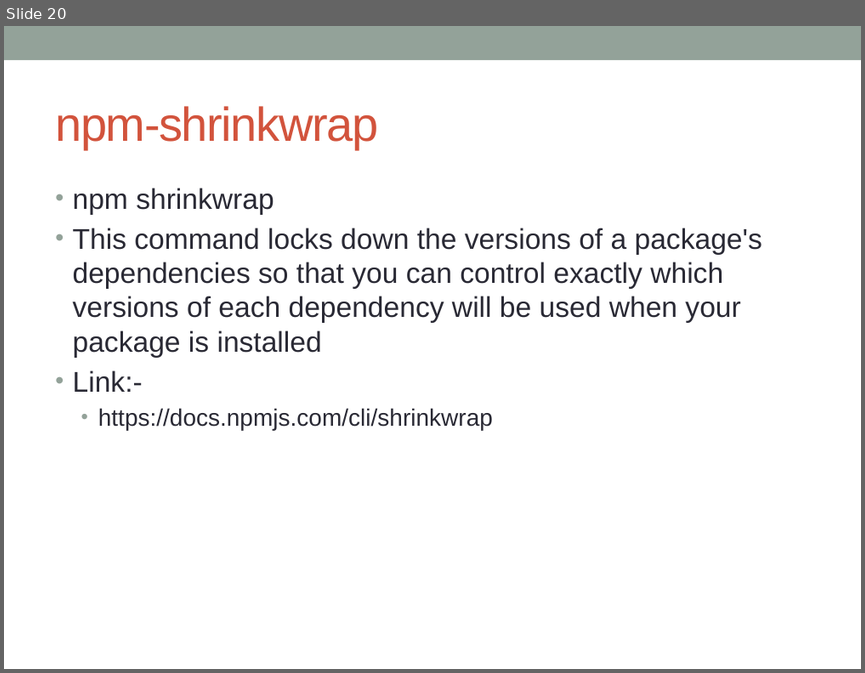
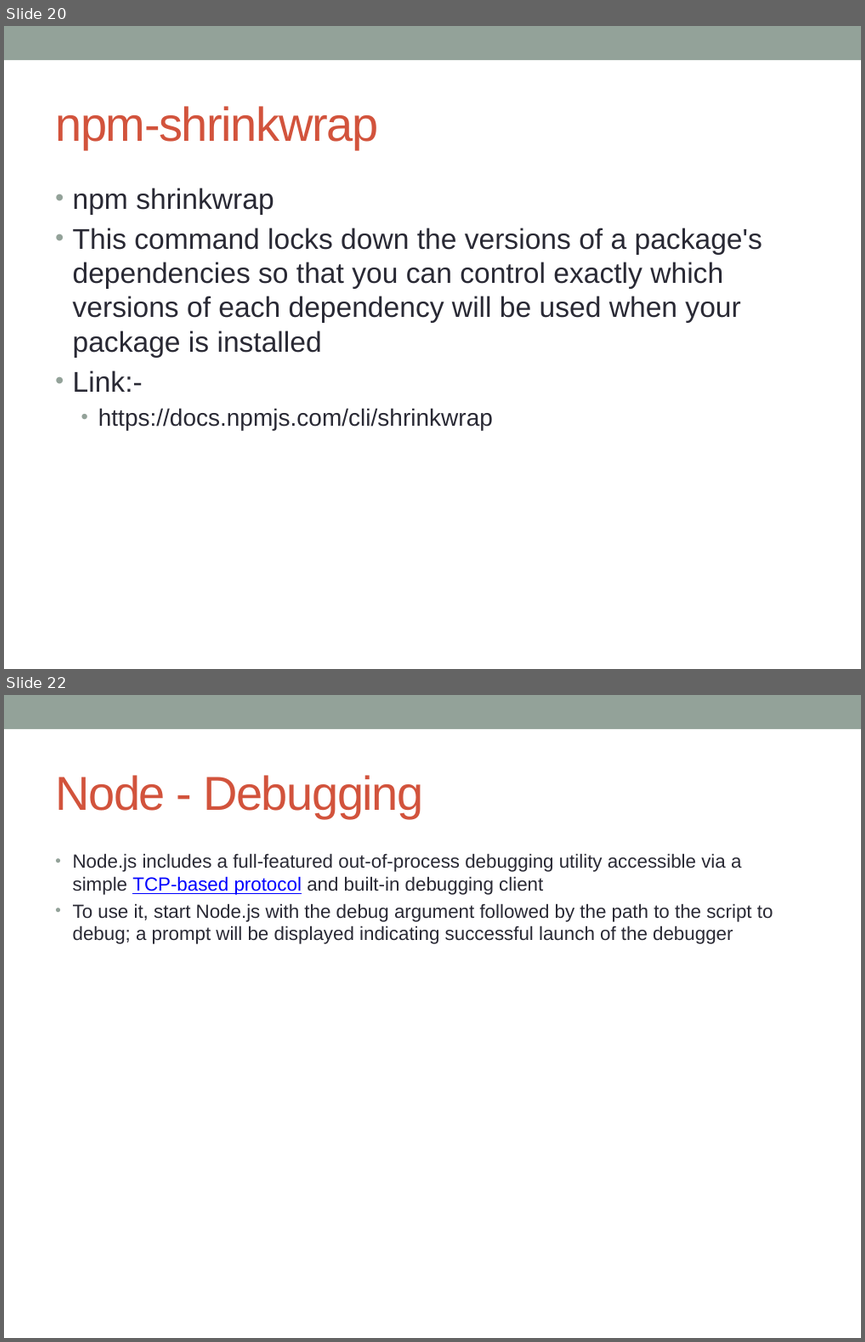
Before and after one commit to notionquest/ProjectDocumentation, a slide deck: NodeJS.pptx. Shown one above the other, each under a label of ours: slide 20 before the commit, slides 20 and 22 after it; the slides between them are not shown. The pictures are 865x673 and 865x1342 pixels, drawn with LibreOffice and Linux fonts; fonts in the diff are those of the drawing. Boxes give left, top, right and bottom in pixels: in the first picture for what was removed or moved away, otherwise in the second. Text is boxed around its words. In the diff, an @@ line names an element or a change of style, - is before the commit and + after.

Commit message:
nodejs debug options

```diff
--- a/NodeJS.pptx
+++ b/NodeJS.pptx
@@ slide 22 added at bbox=[4, 695, 861, 1338], background #FFFFFF; not listed: 1 template element that a slide beside it also shows @@
@@ title added at bbox=[55, 775, 424, 818], 40 pt, text #D2533C @@
+Node - Debugging
@@ text added at bbox=[73, 853, 773, 944], 16 pt, text #292934 @@
+• Node.js includes a full-featured out-of-process debugging utility accessible via a simple TCP-based protocol and built-in debugging client
+• To use it, start Node.js with the debug argument followed by the path to the script to debug; a prompt will be displayed indicating successful launch of the debugger
```
Also in this commit, not shown: 3 slides changed, 1 other file.
